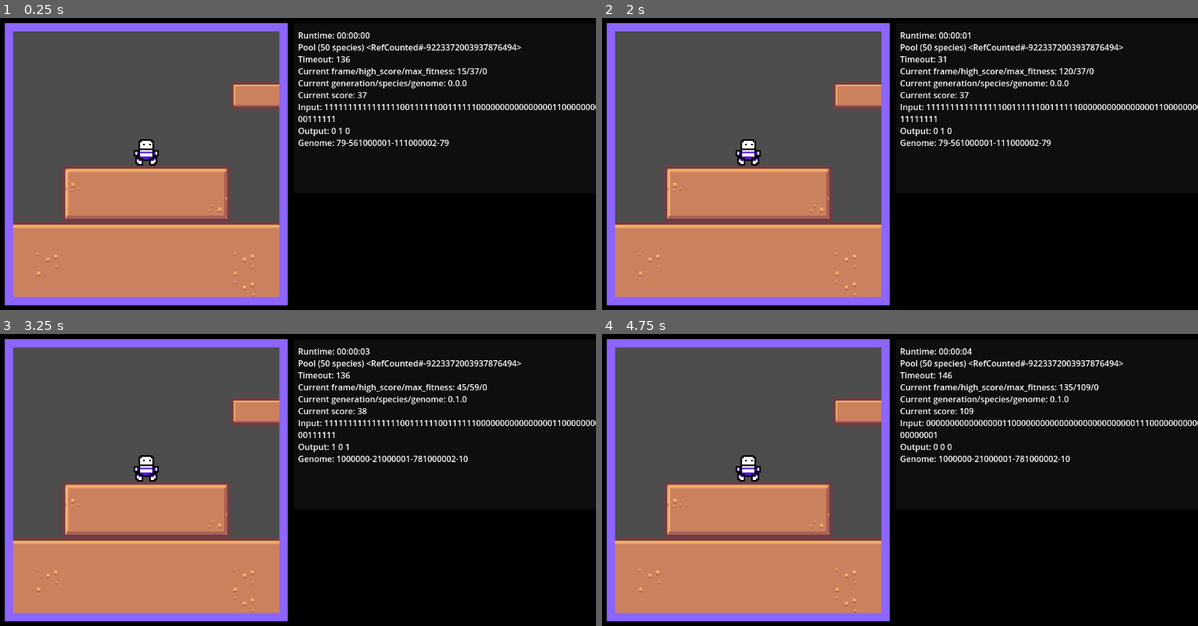
Above: before the commit, frames 1-4 (two rows, left to right).
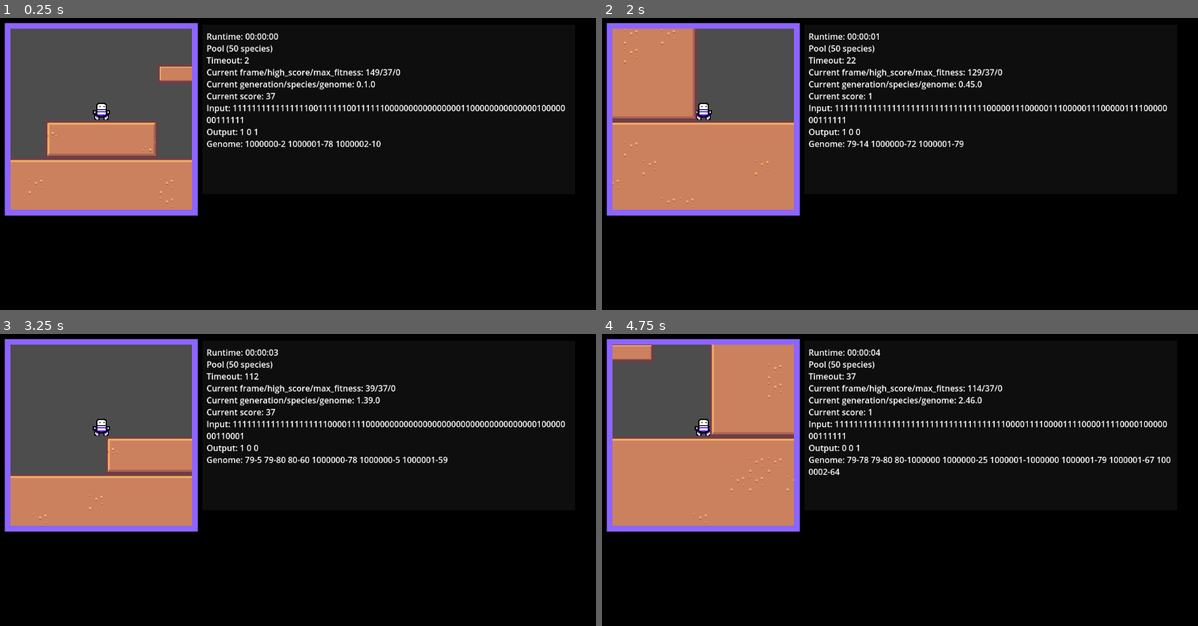
Above: after the commit, the same moments.

Repository: DominicSimone/pixy
Game: Godot game, scene res://main.tscn
Two runs of this game, one before a commit and one after it. Both use one fixed random seed, a clock stepped at 60 frames per second and the inputs below.
Inputs (mouse positions are in pixels of both pictures, inside the frame that each line leads up to):
- Up to frame 1 (0.25 s): no input
- Up to frame 2 (2 s): drag from (1078, 108) to (959, 108) at 0.52 s; drag from (780, 201) to (870, 251) at 1.27 s
- Up to frame 3 (3.25 s): move the mouse to (357, 424) at 2.02 s; hold A (left) 2.03-2.75 s; hold Space (jump) 2.03-2.75 s; click (357, 424) at 2.17 s; drag from (268, 567) to (119, 450) at 2.77 s
- Up to frame 4 (4.75 s): move the mouse to (1078, 550) at 3.52 s; hold D (right) 3.53-4.25 s; hold Space (jump) 3.53-4.25 s; click (1078, 550) at 3.67 s; drag from (721, 450) to (810, 415) at 4.27 s

The runs differ from the first frame. In frame 1, 35% of the frame differs, in the area x 0-100%, y 1-99%; in frame 2, 40%; in frame 3, 34%; in frame 4, 41%.

Commit message:
Added simulation speed, might be leaking memory

Diff:
--- a/games/Jump King/JumpKingNNGame.gd
+++ b/games/Jump King/JumpKingNNGame.gd
@@ -24,9 +24,9 @@
 	var response: NEAT.NEATResponse = Neat.frame(get_score(), prepare_nn_input())
 	if response.reset_flag:
 		player.reset()
-	frame_inputs.left = response.outputs[0] or Input.is_action_pressed("left")
-	frame_inputs.jump = response.outputs[1] or Input.is_action_pressed("jump")
-	frame_inputs.right = response.outputs[2] or Input.is_action_pressed("right")
+	frame_inputs.left = response.outputs[0] #or Input.is_action_pressed("left")
+	frame_inputs.jump = response.outputs[1] #or Input.is_action_pressed("jump")
+	frame_inputs.right = response.outputs[2] #or Input.is_action_pressed("right")
 
 func get_score() -> int:
 	return (-1 * player.position.y) + 36
--- a/games/Jump King/jump_king.tscn
+++ b/games/Jump King/jump_king.tscn
@@ -505,7 +505,7 @@
 
 [node name="Camera2D" type="Camera2D" parent="CharacterBody2D"]
 texture_filter = 1
-zoom = Vector2(3, 3)
+zoom = Vector2(2, 2)
 
 [node name="TileMap" type="TileMap" parent="."]
 texture_filter = 1
--- a/main.tscn
+++ b/main.tscn
@@ -100,28 +100,30 @@
 [node name="ColorRect" type="ColorRect" parent="Control"]
 layout_mode = 1
 anchors_preset = -1
-offset_left = 15.0
-offset_top = 14.0
-offset_right = 559.0
-offset_bottom = 558.0
+anchor_left = 0.0130208
+anchor_top = 0.0216049
+anchor_right = 0.335069
+anchor_bottom = 0.594136
 grow_horizontal = 2
 grow_vertical = 2
 color = Color(0.552941, 0.396078, 1, 1)
+metadata/_edit_use_anchors_ = true
 
 [node name="GameView" type="SubViewportContainer" parent="Control/ColorRect"]
 layout_mode = 1
-anchors_preset = 15
-anchor_right = 1.0
-anchor_bottom = 1.0
-offset_left = 16.0
-offset_top = 16.0
-offset_right = -16.0
-offset_bottom = -16.0
+anchors_preset = -1
+anchor_left = 0.0294118
+anchor_top = 0.0294118
+anchor_right = 0.970588
+anchor_bottom = 0.970588
 grow_horizontal = 2
 grow_vertical = 2
+stretch = true
+metadata/_edit_use_anchors_ = true
 
 [node name="SubViewport" type="SubViewport" parent="Control/ColorRect/GameView"]
 handle_input_locally = false
+size = Vector2i(349, 349)
 render_target_update_mode = 4
 
 [node name="Jump King" parent="Control/ColorRect/GameView/SubViewport" instance=ExtResource("1_kksvv")]
@@ -129,21 +131,23 @@
 [node name="ColorRect2" type="ColorRect" parent="Control"]
 layout_mode = 1
 anchors_preset = -1
-offset_left = 571.0
-offset_top = 15.0
-offset_right = 1288.0
-offset_bottom = 342.0
+anchor_left = 0.342882
+anchor_top = 0.0262346
+anchor_right = 0.965278
+anchor_bottom = 0.530864
 grow_horizontal = 2
 grow_vertical = 2
 color = Color(0.054902, 0.054902, 0.054902, 1)
+metadata/_edit_use_anchors_ = true
 
 [node name="NEATDebugText" type="RichTextLabel" parent="Control"]
 layout_mode = 1
 anchors_preset = -1
-offset_left = 579.0
-offset_top = 26.0
-offset_right = 1277.0
-offset_bottom = 331.0
+anchor_left = 0.349826
+anchor_top = 0.0432099
+anchor_right = 0.955729
+anchor_bottom = 0.513889
 text = "NEAT"
 autowrap_mode = 1
 script = ExtResource("2_e63a7")
+metadata/_edit_use_anchors_ = true
--- a/project.godot
+++ b/project.godot
@@ -49,6 +49,10 @@
 ]
 }
 
+[physics]
+
+2d/run_on_separate_thread=true
+
 [rendering]
 
 viewport/transparent_background=true
--- a/scripts/HotKeys.gd
+++ b/scripts/HotKeys.gd
@@ -1,8 +1,24 @@
 extends Node
+
+var mouse_move_delta: Vector2i = Vector2i.ZERO
+var mouse_position: Vector2i = Vector2i.ZERO
+var window_id: int
 
 func _ready():
 	get_tree().root.borderless = false
+	window_id = DisplayServer.get_window_list()[0]
 
 func _input(event):
 	if event.is_action_pressed("escape"):
 		get_tree().root.borderless = !get_tree().root.borderless
+
+	# Move window when click and dragging anywhere
+#	if Input.is_mouse_button_pressed(MOUSE_BUTTON_LEFT):
+#		if mouse_position != Vector2i.ZERO:
+#			mouse_move_delta += DisplayServer.mouse_get_position() - mouse_position
+#		mouse_position = DisplayServer.mouse_get_position()
+#		var current_pos = DisplayServer.window_get_position(window_id)
+#		DisplayServer.window_set_position(current_pos + mouse_move_delta, window_id)
+#		mouse_move_delta = Vector2i.ZERO
+#	else:
+#		mouse_position = Vector2i.ZERO
--- a/scripts/NEAT/NEAT.gd
+++ b/scripts/NEAT/NEAT.gd
@@ -10,12 +10,28 @@
 var label: RichTextLabel
 var label_enabled: bool = false
 var inactive_last_frame: bool = false
+var last_frame_score: int = 0
 
 var start_time: int = 0
 
+var sim_speed: int = 1 :
+	set(speed):
+		sim_speed = speed
+		# Capped by max_fps (and by extension vsync)
+		Engine.physics_ticks_per_second = 60*speed
+		Engine.time_scale = speed
+
+
+# TODO convert random_neuron to not require a network, only limit to generating a network
+# when it needs to be evaluated to save on memory
+# TODO what happens to culled species/genomes?
+# TODO check why the best species got filtered out despite appearing twice
+# TODO check why species will only have one genome / never increment current_genome
+# TODO make quick restart slower to restart / limit to just beginning position
+
 # TODO save/load a pool
-# TODO speed up simulation (just engine tick rate?)
 # TODO better display of input/output/genome
+# TODO move platforms between generations? so they dont get hardcoded?
 
 func connect_label(text_label):
 	label = text_label
@@ -35,6 +51,8 @@
 	response = NEATResponse.new(num_outputs)
 	print("Registered game with ", config.inputs, " inputs and ", config.outputs, " outputs.")
 	pool = Pool.new(config)
+	sim_speed = 20
+
 
 # Called at the start of every game tick
 func frame(current_score: int, inputs: Array[NNInput]) -> NEATResponse:
@@ -59,11 +77,12 @@
 	# frequency of running the network and getting outputs
 	if pool.current_frame % 5 == 0:
 		response.outputs = pool.current_network.evaluate(prepare_inputs(inputs))
-		# Quick restart if the NN isn't doing anything for two evaluations in a row
+		# Quick restart if the NN isn't doing anything for two evaluations in a row, and score is unchanging
 		if not response.outputs.any(func(a): return a):
-			if inactive_last_frame:
+			if inactive_last_frame and last_frame_score == current_score:
 				pool.timeout = 0
 			inactive_last_frame = true
+			last_frame_score = current_score
 		else:
 			inactive_last_frame = false
 
@@ -91,7 +110,7 @@
 
 	return response
 
-class NEATResponse:
+class NEATResponse extends Resource:
 	var outputs: Array[bool] = []
 	var reset_flag: bool = false
 
@@ -106,7 +125,7 @@
 	func describe_string() -> String:
 		return outputs.reduce(func(acc, el): return acc + ("1 " if el else "0 "), "")
 
-class NEATConfig:
+class NEATConfig extends Resource:
 	var timeout_constant = 150
 	var timeout_bonus_ratio = 0.0
 	var max_nodes = 1000000
@@ -141,7 +160,7 @@
 		copy.mutation_rates = copy.mutation_rates.copy()
 		return copy
 
-class Pool:
+class Pool extends Resource:
 	var innovations: int
 	var species: Array[Species]
 	var generation: int = 0
@@ -155,8 +174,8 @@
 	var config: NEATConfig
 
 	func describe_string():
-		return "Pool (%d species) %s\nTimeout: %d\nCurrent frame/high_score/max_fitness: %d/%d/%d\nCurrent generation/species/genome: %d.%d.%d" % \
-		[species.size(), self, timeout, current_frame, current_high_score, max_fitness, generation, current_species, current_genome]
+		return "Pool (%d species)\nTimeout: %d\nCurrent frame/high_score/max_fitness: %d/%d/%d\nCurrent generation/species/genome: %d.%d.%d" % \
+		[species.size(), timeout, current_frame, current_high_score, max_fitness, generation, current_species, current_genome]
 
 	func describe():
 		print(describe_string())
@@ -287,7 +306,7 @@
 		innovations += 1
 		return innovations
 
-class Species:
+class Species extends Resource:
 	var parent_pool: Pool
 	var top_fitness = 0
 	var avg_fitness = 0
@@ -314,7 +333,7 @@
 
 		return child
 
-class Genome:
+class Genome extends Resource:
 	var parent_pool: Pool
 	var genes: Array[Gene]
 	var fitness = 0
@@ -327,7 +346,7 @@
 	func genome_string():
 		return genes.reduce(func(acc, g):
 			if g.enabled:
-				return acc + "%d-%d" % [g.out, g.into]
+				return acc + "%d-%d " % [g.out, g.into]
 			else:
 				return acc
 			, "")
@@ -565,7 +584,7 @@
 
 		return child
 
-class MutationRates:
+class MutationRates extends Resource:
 	var step_size = 0.1
 	var node_mutation_chance = 0.50
 	var link_mutation_chance = 2.0
@@ -585,7 +604,7 @@
 		copy.enable_mutation_chance = enable_mutation_chance
 		return copy
 
-class Gene:
+class Gene extends Resource:
 	var into = 0
 	var out = 0
 	var weight = 0.0
@@ -601,11 +620,11 @@
 		copy.innovation = innovation
 		return copy
 
-class Neuron:
+class Neuron extends Resource:
 	var incoming: Array[Gene]
 	var value = 0.0
 
-class Network:
+class Network extends Resource:
 	var neurons: Dictionary = {}
 	var config: NEATConfig
 	var num_inputs: int
